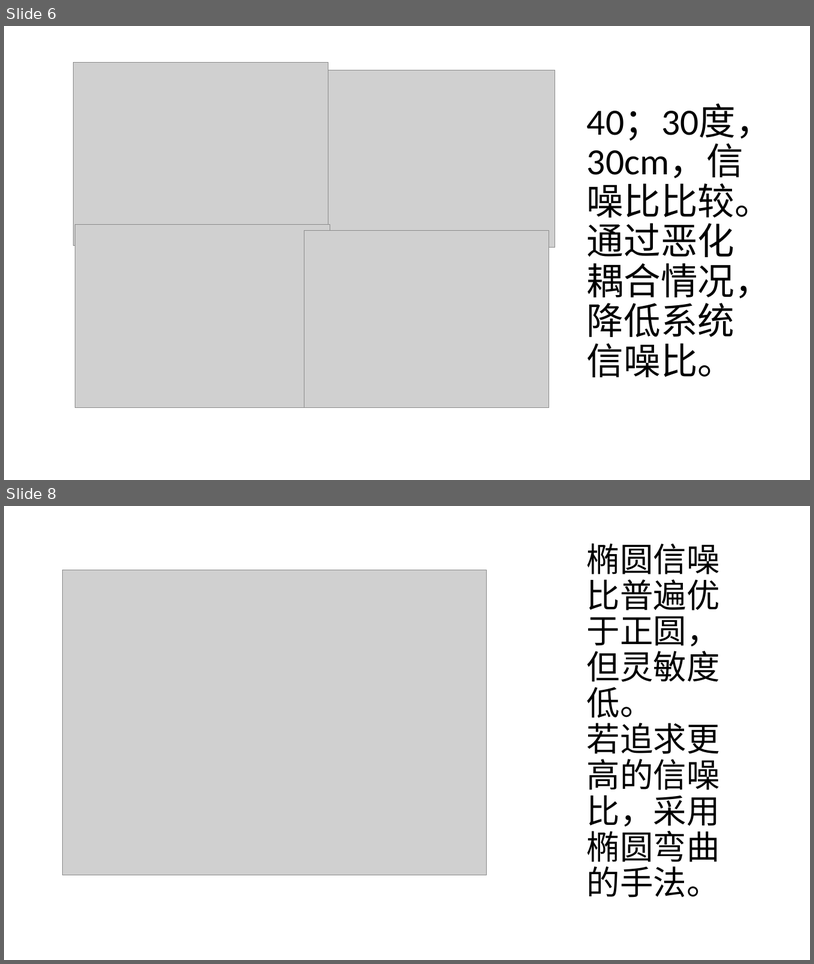
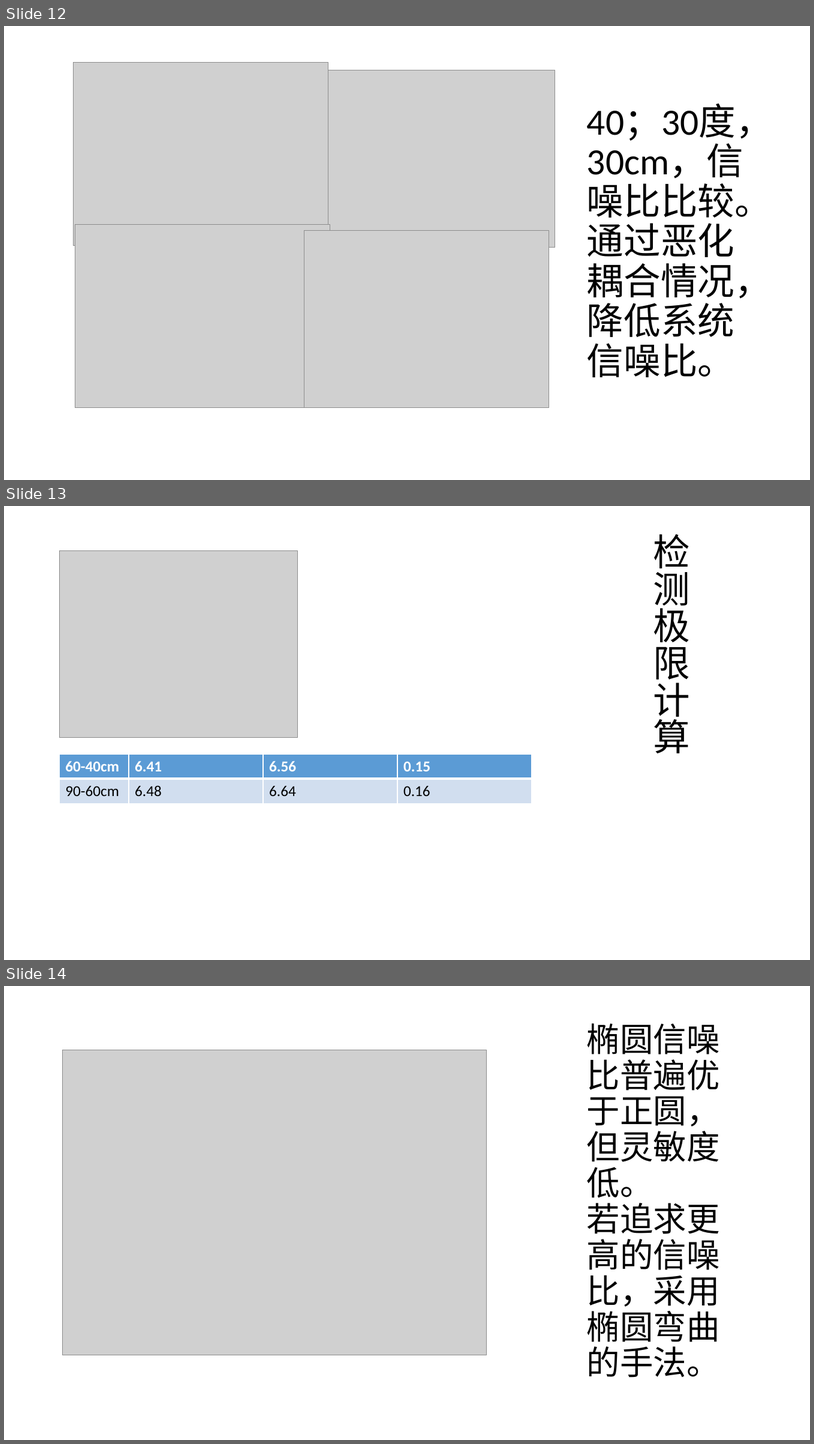
Before and after one commit to alwee021/CV, a slide deck: 毕业论文/论文用图.pptx. Shown one above the other, each under a label of ours: slides 6 and 8 before the commit, slides 12, 13 and 14 after it; the slides between them are not shown. The pictures are 814x964 and 814x1444 pixels, drawn with LibreOffice and Linux fonts; fonts in the diff are those of the drawing; grey boxes stand for pictures. Boxes give left, top, right and bottom in pixels: in the first picture for what was removed or moved away, otherwise in the second. Text is boxed around its words. In the diff, an @@ line names an element or a change of style, - is before the commit and + after.

```diff
--- a/毕业论文/论文用图.pptx
+++ b/毕业论文/论文用图.pptx
@@ slide 13 added at [4,506,810,960], background #FFFFFF @@
@@ title added at [654,534,691,753], 44 pt, text #000000 @@
+检测极限计算
@@ picture added at [60,551,298,737] @@
@@ table added at [60,754,532,803], 2 rows, 4 columns @@
+60-40cm | 6.41 | 6.56 | 0.15
+90-60cm | 6.48 | 6.64 | 0.16
@@ what was slide 6 is now slide 12 @@
@@ what was slide 8 is now slide 14 @@
```
Also in this commit, not shown: 2 slides changed, 7 other slides added, 2 slides removed, 21 other files.
